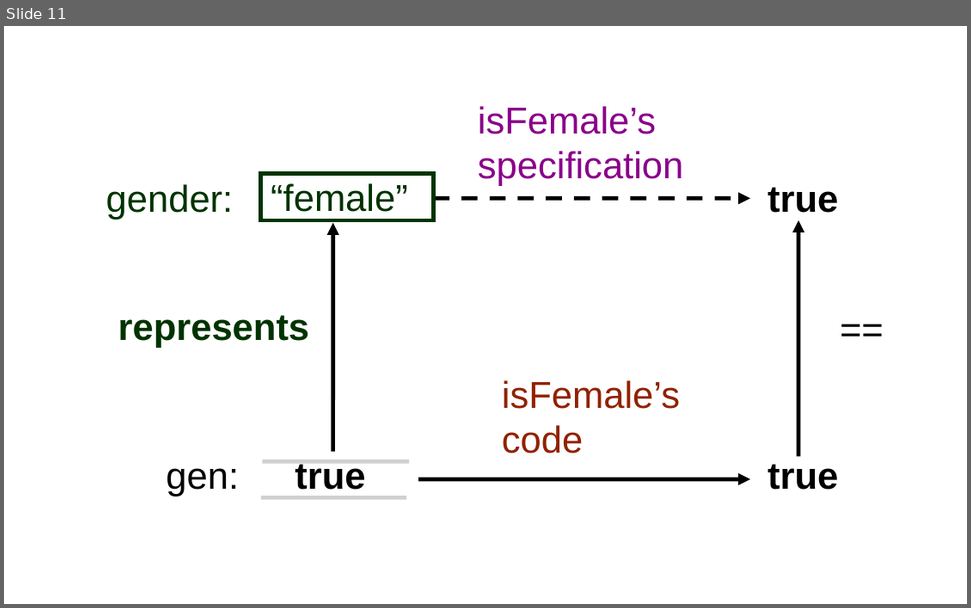
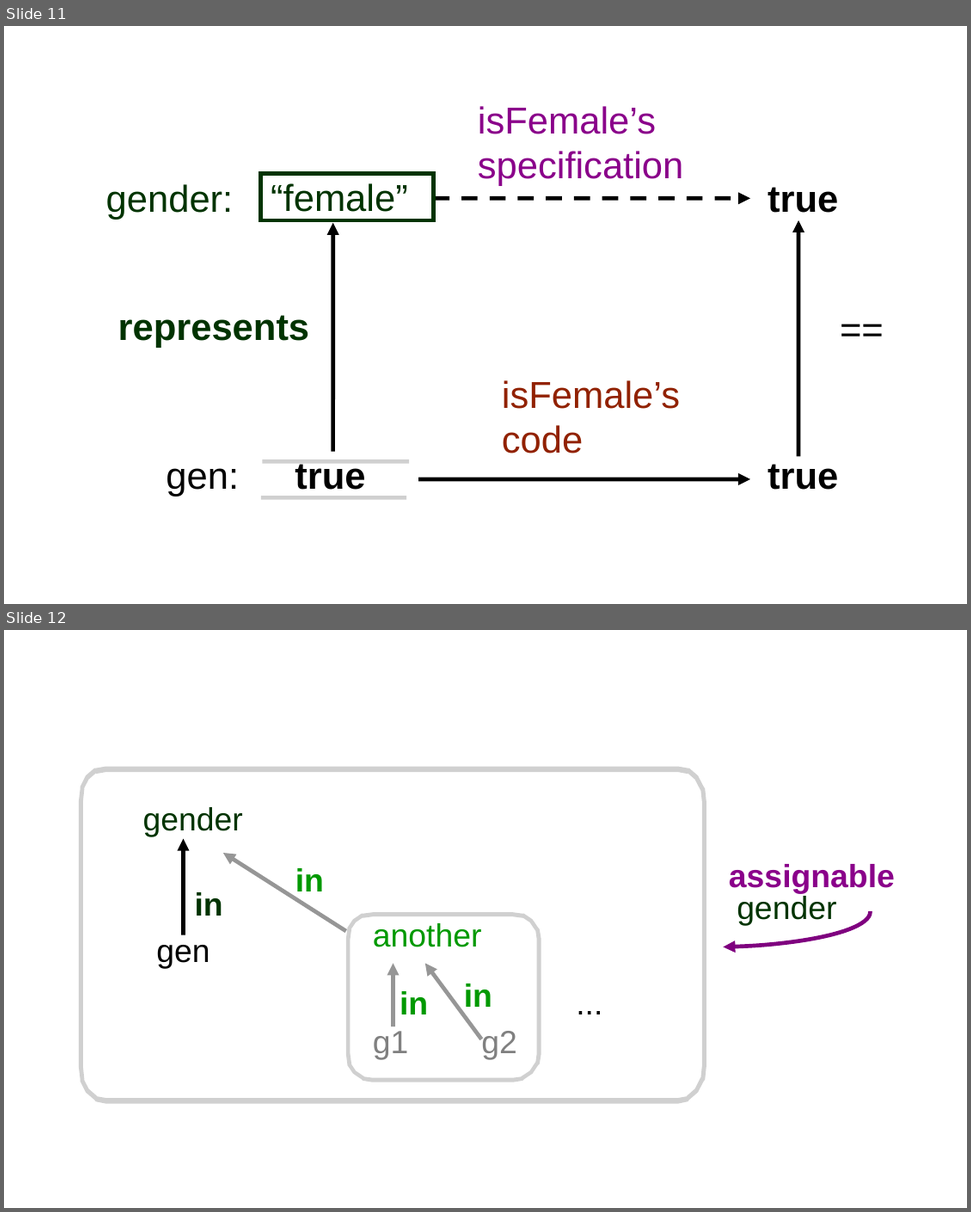
Before and after one commit to GaloisInc/ESCJava2, a slide deck: ESCTools/slides/CAV2007Tutorial/new-diagrams.ppt. Shown one above the other, each under a label of ours: slide 11 before the commit, slides 11 and 12 after it. The pictures are 971x608 and 971x1212 pixels, drawn with LibreOffice and Linux fonts; fonts in the diff are those of the drawing; grey boxes stand for pictures; background and template pictures are left out. Boxes give left, top, right and bottom in pixels: in the first picture for what was removed or moved away, otherwise in the second. Text is boxed around its words. In the diff, an @@ line names an element or a change of style, - is before the commit and + after.

```diff
--- a/ESCTools/slides/CAV2007Tutorial/new-diagrams.ppt
+++ b/ESCTools/slides/CAV2007Tutorial/new-diagrams.ppt
@@ slide 12 added at (4, 630, 967, 1208), background #FFFFFF @@
@@ picture added at (79, 767, 707, 1104) @@
@@ text added at (143, 807, 243, 837), 24 pt, text #003300 @@
+gender
@@ arrow added from (183, 935) to (183, 839), #000000 3 pt @@
@@ arrow added from (346, 932) to (223, 853), #969696 3 pt @@
@@ text added at (296, 868, 324, 898), 24 pt, text #009900, bold @@
+in
@@ freeform shape added at (542, 877, 871, 946), outline #7F007F 3 pt @@
@@ text added at (729, 864, 895, 894), 24 pt, text #8A008A, bold @@
+assignable
@@ text added at (195, 892, 223, 916), 24 pt, text #003300, bold @@
+in
@@ picture added at (346, 912, 542, 1082) @@
@@ text added at (737, 893, 836, 925), 24 pt, text #003300 @@
+gender
@@ text added at (373, 923, 482, 947), 24 pt, text #009900 @@
+another
@@ text added at (156, 945, 210, 969), 24 pt, text #000000 @@
+gen
@@ arrow added from (393, 1026) to (393, 964), #969696 3 pt @@
@@ arrow added from (482, 1039) to (425, 964), #969696 3 pt @@
@@ text added at (464, 983, 492, 1014), 24 pt, text #009900, bold @@
+in
@@ text added at (576, 983, 603, 1021), 24 pt, text #000000 @@
+...
@@ text added at (400, 991, 428, 1014), 24 pt, text #009900, bold @@
+in
@@ text added at (373, 1031, 408, 1060), 24 pt, text #808080 @@
+g1
@@ text added at (481, 1031, 517, 1060), 24 pt, text #808080 @@
+g2
```
Also in this commit, not shown: 7 other files.
